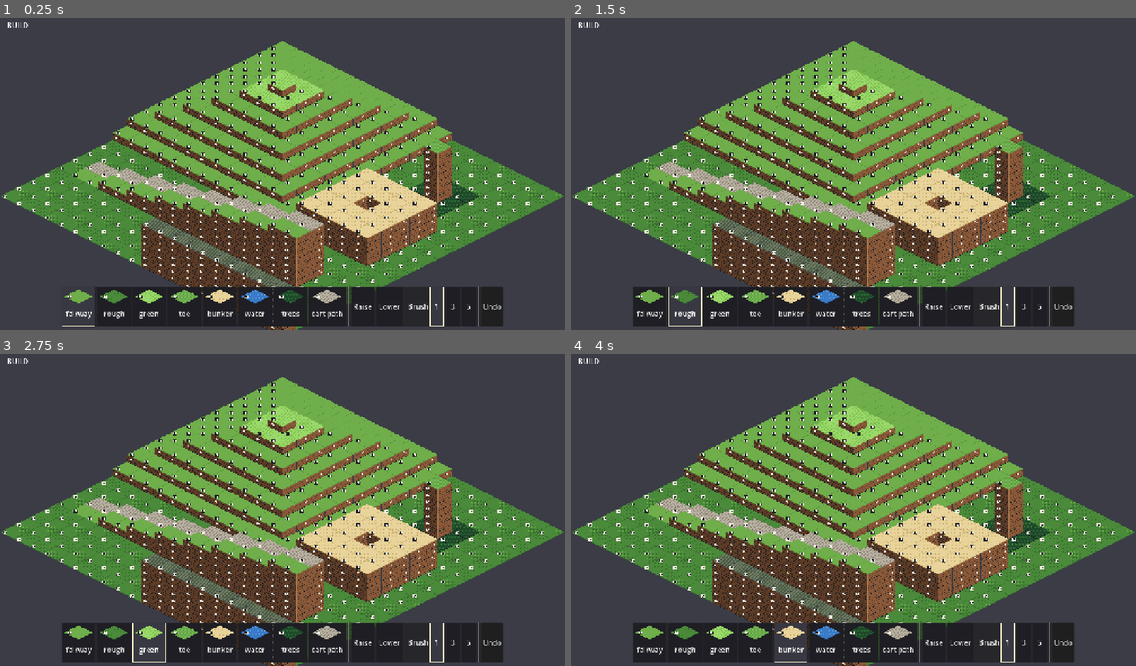
Above: before the commit, frames 1-4 (two rows, left to right).
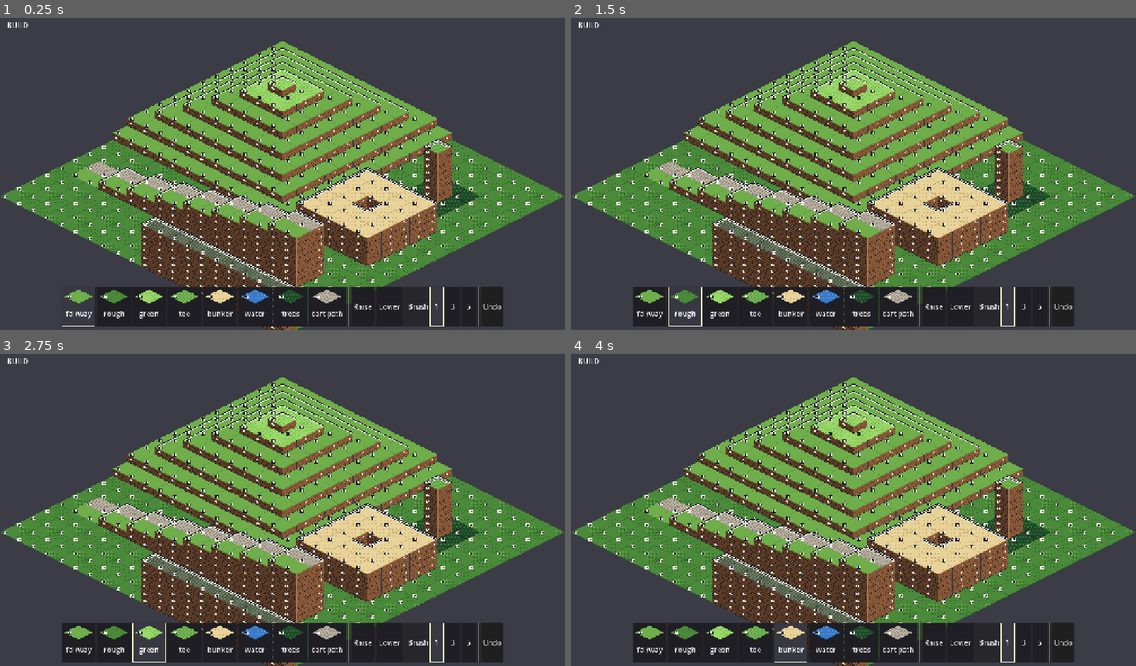
Above: after the commit, the same moments.

Repository: avdrav1/prestwick
Game: Godot game, scene res://scenes/main.tscn
The game is run twice, just before and just after one commit, with the same random seed, the same clock (stepped at 60 frames per second) and the same inputs.
Inputs:
- Up to frame 1 (0.25 s): no input
- Up to frame 2 (1.5 s): click "fairway" at 0.5 s; click "rough" at 1.25 s
- Up to frame 3 (2.75 s): click "green" at 2 s
- Up to frame 4 (4 s): click "tee" at 2.75 s; click "bunker" at 3.5 s

The runs differ from the first frame. In frame 1, 1.8% of the frame differs, in the area x 17-80%, y 9-87%; in frame 2, 1.8%; in frame 3, 1.8%; in frame 4, 1.8%.

Commit message:
story: E1-S10 Show rises that face away from the camera
Co-Authored-By: Claude Opus 5.5 <noreply@anthropic.com>

Diff:
--- a/art/tiles/surfaces.tres
+++ b/art/tiles/surfaces.tres
@@ -1,9 +1,10 @@
-[gd_resource type="Resource" script_class="TileArt" load_steps=6 format=3]
+[gd_resource type="Resource" script_class="TileArt" load_steps=8 format=3]
 
 [ext_resource type="Script" path="res://art/tiles/tile_art.gd" id="1_art"]
 [ext_resource type="Script" path="res://art/tiles/tile_sheet.gd" id="2_sheet"]
 [ext_resource type="Texture2D" path="res://art/tiles/surfaces_placeholder.png" id="3_surf"]
 [ext_resource type="Texture2D" path="res://art/tiles/risers_placeholder.png" id="4_riser"]
+[ext_resource type="Texture2D" path="res://art/tiles/edges_placeholder.png" id="5_edge"]
 
 [sub_resource type="Resource" id="Resource_surfaces"]
 script = ExtResource("2_sheet")
@@ -21,8 +22,17 @@
 frames = PackedStringArray("both", "left", "right")
 anchor = Vector2i(32, 16)
 
+[sub_resource type="Resource" id="Resource_edges"]
+script = ExtResource("2_sheet")
+texture = ExtResource("5_edge")
+frame_size = Vector2i(64, 32)
+gutter = 1
+frames = PackedStringArray("l1", "l2", "r1", "r2", "l1r1", "l1r2", "l2r1", "l2r2")
+anchor = Vector2i(32, 18)
+
 [resource]
 script = ExtResource("1_art")
 surfaces = SubResource("Resource_surfaces")
 risers = SubResource("Resource_risers")
+edges = SubResource("Resource_edges")
 riser_px = 16
--- a/art/tiles/tile_art.gd
+++ b/art/tiles/tile_art.gd
@@ -2,7 +2,8 @@
 extends Resource
 ## The terrain art set: surface tops and risers. Loaded from res://art/tiles/surfaces.tres.
 ## Surface frames are named and ordered by the surface enum (fairway 0 .. cart_path 7, oob 8),
-## so frame index == surface value. See art/specs/surfaces.md and art/specs/risers.md.
+## so frame index == surface value. See art/specs/surfaces.md, art/specs/risers.md
+## and art/specs/edge_cue.md.
 
 const PATH: String = "res://art/tiles/surfaces.tres"
 
@@ -10,6 +11,9 @@
 @export var surfaces: TileSheet
 ## Side walls, one height step each: "both", "left", "right".
 @export var risers: TileSheet
+## Edge cues on rises that face away from the camera (E1-S10, art/specs/edge_cue.md):
+## "l1", "l2", "r1", "r2" and their pairs. Anchor (32, 18), so the shadow fits above the top.
+@export var edges: TileSheet
 ## Screen pixels per height step. Matches the riser frames; art-spec constant.
 @export var riser_px: int = 16
 
@@ -24,3 +28,7 @@
 
 func riser_texture(side: StringName) -> AtlasTexture:
 	return risers.atlas(side)
+
+
+func edge_texture(frame: StringName) -> AtlasTexture:
+	return edges.atlas(frame)
--- a/course/course_view.gd
+++ b/course/course_view.gd
@@ -12,10 +12,20 @@
 ##
 ## Faces hidden by a neighbor at equal or greater height are skipped (`left` / `right` frames).
 ## Off-map neighbors read as height 0, so the map edge shows its walls.
+##
+## Edge cues (E1-S10, D5, art/specs/edge_cue.md): a rise toward x - 1 or y - 1 faces away
+## from the camera and has no riser, so the higher tile draws a lip line along that back edge
+## instead, one line for one step and two for two or more. One cue layer per height, at the
+## same sort key as that height's tops; Y-sort breaks the tie by tree order, so the cue layers
+## are added after every top and draw over their tile's top, still under objects on it.
+## A back edge on the map border gets no cue.
 
 ## Atlas source ids in the shared TileSet.
 const SURFACE_SOURCE: int = 0
 const RISER_SOURCE: int = 1
+const EDGE_SOURCE: int = 2
+## Rises of this many steps or more share one cue (two lines). Matches the art's frame names.
+const EDGE_MAX_STEPS: int = 2
 
 var course: CourseData:
 	get:
@@ -26,7 +36,9 @@
 var _tile_set: TileSet
 var _tops: Array[TileMapLayer] = []
 var _risers: Array[TileMapLayer] = []
+var _edges: Array[TileMapLayer] = []
 var _riser_atlas: Dictionary = {}
+var _edge_atlas: Dictionary = {}
 
 
 func _init() -> void:
@@ -37,14 +49,20 @@
 		if k < CourseData.MAX_HEIGHT:
 			_risers.append(_make_layer("Risers%d" % k, k, Iso.riser_sort_key(Vector2i.ZERO, k)))
 		_tops.append(_make_layer("Tops%d" % k, k, Iso.top_sort_key(Vector2i.ZERO, k)))
+	# After every top, so a cue wins its sort-key tie with its own top.
+	var edge_shift: int = _art.edges.anchor.y - _art.edges.frame_size.y / 2
+	for k: int in CourseData.MAX_HEIGHT + 1:
+		_edges.append(_make_layer("Edges%d" % k, k, Iso.top_sort_key(Vector2i.ZERO, k), edge_shift))
 	for frame: String in _art.risers.frames:
 		_riser_atlas[StringName(frame)] = Vector2i(_art.risers.frame_index(StringName(frame)), 0)
+	for frame: String in _art.edges.frames:
+		_edge_atlas[StringName(frame)] = Vector2i(_art.edges.frame_index(StringName(frame)), 0)
 
 
 ## Draws `c` from scratch. Pass null to clear.
 func show_course(c: CourseData) -> void:
 	_course = c
-	for layer: TileMapLayer in _tops + _risers:
+	for layer: TileMapLayer in _tops + _risers + _edges:
 		layer.clear()
 	if c == null:
 		return
@@ -54,11 +72,13 @@
 
 
 ## Redraws one tile after an edit, plus the two back neighbors whose walls it may now hide
-## or reveal. Call from the builder after it writes a tile (E1-S5).
+## or reveal, and the two front neighbors whose edge cues depend on its height. Call from
+## the builder after it writes a tile (E1-S5).
 func refresh_cell(cell: Vector2i) -> void:
 	if _course == null:
 		return
-	for c: Vector2i in [cell, cell + Vector2i(-1, 0), cell + Vector2i(0, -1)]:
+	for c: Vector2i in [cell, cell + Vector2i(-1, 0), cell + Vector2i(0, -1),
+			cell + Vector2i(1, 0), cell + Vector2i(0, 1)]:
 		if _course.in_bounds(c.x, c.y):
 			_draw_cell(c)
 
@@ -71,6 +91,11 @@
 ## The layer holding riser step `k` (the wall between height k and k + 1).
 func riser_layer(k: int) -> TileMapLayer:
 	return _risers[k]
+
+
+## The layer holding edge cues on tiles at height `h`.
+func edge_layer(h: int) -> TileMapLayer:
+	return _edges[h]
 
 
 ## Screen rectangle (local to this node) covering every tile at every height.
@@ -103,6 +128,28 @@
 	return &""
 
 
+## Which edge cue frame tile (x, y) shows: &"" for none, else "l<n>" for a rise from its
+## back-left neighbor (x - 1, y), "r<n>" from its back-right neighbor (x, y - 1), or both
+## ("l1r2"). n is the rise in steps, capped at EDGE_MAX_STEPS. Lower or level neighbors and
+## off-map ones give no cue; a higher neighbor's riser already shows that step.
+static func edge_cue_frame(c: CourseData, x: int, y: int) -> StringName:
+	var h: int = c.get_height(x, y)
+	var frame: String = ""
+	var left: int = _rise(c, h, x - 1, y)
+	var right: int = _rise(c, h, x, y - 1)
+	if left > 0:
+		frame += "l%d" % left
+	if right > 0:
+		frame += "r%d" % right
+	return StringName(frame)
+
+
+static func _rise(c: CourseData, h: int, x: int, y: int) -> int:
+	if not c.in_bounds(x, y):
+		return 0
+	return clampi(h - c.get_height(x, y), 0, EDGE_MAX_STEPS)
+
+
 func _draw_cell(cell: Vector2i) -> void:
 	var h: int = _course.get_height(cell.x, cell.y)
 	for layer_h: int in _tops.size():
@@ -116,17 +163,25 @@
 			_risers[k].erase_cell(cell)
 		else:
 			_risers[k].set_cell(cell, RISER_SOURCE, _riser_atlas[frame])
-
-
-func _make_layer(layer_name: String, h: int, bias: int) -> TileMapLayer:
+	var cue: StringName = edge_cue_frame(_course, cell.x, cell.y)
+	for layer_h: int in _edges.size():
+		if layer_h == h and not cue.is_empty():
+			_edges[layer_h].set_cell(cell, EDGE_SOURCE, _edge_atlas[cue])
+		else:
+			_edges[layer_h].erase_cell(cell)
+
+
+## `shift` moves the layer up by that many pixels and its sort origin down by as many, for a
+## sheet whose anchor sits below its frame's center; the sort key stays the same.
+func _make_layer(layer_name: String, h: int, bias: int, shift: int = 0) -> TileMapLayer:
 	var layer := TileMapLayer.new()
 	layer.name = layer_name
 	layer.tile_set = _tile_set
 	layer.y_sort_enabled = true
 	# Godot puts cell (0, 0)'s center at (HALF_W, HALF_H); shift it onto Iso's origin, then up
 	# by the height. The sort origin undoes the height shift and adds the bias.
-	layer.position = Vector2(-Iso.HALF_W, -Iso.HALF_H - h * Iso.STEP_PX)
-	layer.y_sort_origin = h * Iso.STEP_PX + bias
+	layer.position = Vector2(-Iso.HALF_W, -Iso.HALF_H - h * Iso.STEP_PX - shift)
+	layer.y_sort_origin = h * Iso.STEP_PX + bias + shift
 	add_child(layer)
 	return layer
 
@@ -138,6 +193,7 @@
 	ts.tile_size = Vector2i(Iso.TILE_W, Iso.TILE_H)
 	ts.add_source(_make_source(art.surfaces), SURFACE_SOURCE)
 	ts.add_source(_make_source(art.risers), RISER_SOURCE)
+	ts.add_source(_make_source(art.edges), EDGE_SOURCE)
 	return ts
 
 
--- a/tests/fixtures/grid_height_shot.gd
+++ b/tests/fixtures/grid_height_shot.gd
@@ -6,6 +6,7 @@
 ##
 ##   EVIDENCE_CASE=green scripts/screenshot.sh tests/fixtures/grid_height_shot.tscn out.png
 ##   EVIDENCE_CASE=hill  ...       EVIDENCE_CASE=riser ...   (2x close-up of a hillside landing)
+##   EVIDENCE_ZOOM=0.5|1|2 picks a camera zoom step for any case (E1-S10 edge cues).
 
 const MAIN_SCENE: PackedScene = preload("res://scenes/main.tscn")
 const COLORS: Array[Color] = [
@@ -37,9 +38,12 @@
 			_hill(true, 1)
 		"riser":
 			_hill(true, 2)
+		"steps":
+			_steps()
 		_:
 			push_error("grid_height_shot: unknown EVIDENCE_CASE %s" % case_name)
 	_main.course_view.add_child(_overlay)
+	_apply_zoom(OS.get_environment("EVIDENCE_ZOOM"))
 	var layer := CanvasLayer.new()
 	var label := Label.new()
 	label.position = Vector2(200, 12)
@@ -116,6 +120,33 @@
 		_main.camera.position = Iso.point_to_screen(field.iso_point(shot.landing))
 
 
+## E1-S10: rises of 1, 2, 3 and 1 steps facing away from the camera, on green, fairway,
+## bunker and rough, so a 1-step cue (one lip line) sits next to 2+-step cues (two lines).
+func _steps() -> void:
+	var c := CourseData.create(12, 12, Surface.Type.ROUGH, 0)
+	var strips: Array = [[1, Surface.Type.GREEN], [2, Surface.Type.FAIRWAY], [3, Surface.Type.BUNKER],
+			[1, Surface.Type.ROUGH]]
+	for i: int in strips.size():
+		for y: int in range(1 + i * 3, 3 + i * 3):
+			for x: int in range(4, 10):
+				c.set_tile(x, y, strips[i][0], strips[i][1])
+	_main.show_course(c)
+	_overlay.caption = "Edge cues, back to front: rises of 1 (green), 2 (fairway), 3 (bunker), 1 (rough) step"
+
+
+## Sets the camera to the zoom step `zoom` (such as "0.5") and keeps its centre.
+func _apply_zoom(zoom: String) -> void:
+	if zoom.is_empty():
+		return
+	var levels: PackedFloat32Array = _main.camera.tuning.zoom_levels
+	var index: int = levels.find(zoom.to_float())
+	if index < 0:
+		push_error("grid_height_shot: EVIDENCE_ZOOM %s is not one of %s" % [zoom, levels])
+		return
+	_main.camera.set_zoom_index(index)
+	_overlay.caption += "\nzoom %sx" % zoom
+
+
 func _mirror(tile: Vector2, mirrored: bool) -> Vector2:
 	return Vector2(GridHeightEvidence.HILL_W - 1 - tile.x, tile.y) if mirrored else tile
 
--- a/tests/test_course_view.gd
+++ b/tests/test_course_view.gd
@@ -150,3 +150,94 @@
 	assert_eq(c.width, 20)
 	assert_eq(heights.size(), CourseData.MAX_HEIGHT + 1, "every height 0..7")
 	assert_eq(surfaces.size(), Surface.COUNT, "every surface")
+
+
+# E1-S10: an edge cue on rises that face away from the camera (toward x - 1 or y - 1).
+
+func test_edge_cue_on_a_tile_higher_than_its_back_neighbours() -> void:
+	var c := CourseData.create(3, 3, Surface.Type.ROUGH, 0)
+	c.set_tile(1, 1, 1, Surface.Type.GREEN)
+	assert_eq(CourseView.edge_cue_frame(c, 1, 1), &"l1r1", "one step up from both back neighbours")
+	c.set_tile(1, 1, 3, Surface.Type.GREEN)
+	assert_eq(CourseView.edge_cue_frame(c, 1, 1), &"l2r2", "two or more steps read as 2")
+	c.set_tile(0, 1, 2, Surface.Type.GREEN)  # back-left neighbour (x - 1), one step lower
+	assert_eq(CourseView.edge_cue_frame(c, 1, 1), &"l1r2")
+	c.set_tile(1, 0, 3, Surface.Type.GREEN)  # back-right neighbour (y - 1), as tall
+	assert_eq(CourseView.edge_cue_frame(c, 1, 1), &"l1")
+	_view.show_course(c)
+	var layer: TileMapLayer = _view.edge_layer(3)
+	assert_eq(layer.get_cell_source_id(Vector2i(1, 1)), CourseView.EDGE_SOURCE, "drawn on the tile's height")
+	assert_eq(layer.get_cell_atlas_coords(Vector2i(1, 1)),
+			Vector2i(TileArt.load_default().edges.frame_index(&"l1"), 0))
+	for h: int in CourseData.MAX_HEIGHT + 1:
+		if h != 3:
+			assert_eq(_view.edge_layer(h).get_cell_source_id(Vector2i(1, 1)), -1, "only at height 3, not %d" % h)
+
+
+func test_no_edge_cue_on_flat_ground_or_the_map_edge() -> void:
+	var c := CourseData.create(4, 4, Surface.Type.ROUGH, 2)
+	_view.show_course(c)
+	for y: int in c.height:
+		for x: int in c.width:
+			assert_eq(CourseView.edge_cue_frame(c, x, y), &"", "flat at (%d, %d)" % [x, y])
+			for h: int in CourseData.MAX_HEIGHT + 1:
+				assert_eq(_view.edge_layer(h).get_cell_source_id(Vector2i(x, y)), -1)
+
+
+func test_no_edge_cue_where_the_back_neighbour_is_higher() -> void:
+	# The higher neighbour's riser faces the camera and already shows that step.
+	var c := CourseData.create(3, 3, Surface.Type.ROUGH, 0)
+	c.set_tile(1, 1, 3, Surface.Type.GREEN)
+	_view.show_course(c)
+	assert_eq(CourseView.edge_cue_frame(c, 2, 1), &"", "x - 1 neighbour is higher")
+	assert_eq(CourseView.edge_cue_frame(c, 1, 2), &"", "y - 1 neighbour is higher")
+	assert_eq(CourseView.riser_frame(c, 1, 1, 0), &"both", "its riser shows the step instead")
+	assert_eq(_view.edge_layer(0).get_cell_source_id(Vector2i(2, 1)), -1)
+	assert_eq(_view.edge_layer(0).get_cell_source_id(Vector2i(1, 2)), -1)
+
+
+func test_refresh_cell_updates_the_edge_cues_in_front() -> void:
+	var c := CourseData.create(3, 3, Surface.Type.ROUGH, 0)
+	c.set_tile(2, 1, 2, Surface.Type.GREEN)
+	c.set_tile(1, 2, 2, Surface.Type.GREEN)
+	_view.show_course(c)
+	assert_eq(_view.edge_layer(2).get_cell_source_id(Vector2i(2, 1)), CourseView.EDGE_SOURCE)
+	assert_eq(_view.edge_layer(2).get_cell_source_id(Vector2i(1, 2)), CourseView.EDGE_SOURCE)
+	var edges: TileSheet = TileArt.load_default().edges
+	# Raise (1, 1) to 1: the rise in front of it drops from 2 steps to 1.
+	c.set_tile(1, 1, 1, Surface.Type.ROUGH)
+	_view.refresh_cell(Vector2i(1, 1))
+	assert_eq(_view.edge_layer(1).get_cell_source_id(Vector2i(1, 1)), CourseView.EDGE_SOURCE, "its own cue")
+	assert_eq(_view.edge_layer(2).get_cell_atlas_coords(Vector2i(2, 1)),
+			Vector2i(edges.frame_index(&"l1r2"), 0), "front-right neighbour (x + 1) redrawn")
+	assert_eq(_view.edge_layer(2).get_cell_atlas_coords(Vector2i(1, 2)),
+			Vector2i(edges.frame_index(&"l2r1"), 0), "front-left neighbour (y + 1) redrawn")
+	# Raise it to 2: level with them, so their cue on that edge goes.
+	c.set_tile(1, 1, 2, Surface.Type.ROUGH)
+	_view.refresh_cell(Vector2i(1, 1))
+	assert_eq(_view.edge_layer(2).get_cell_atlas_coords(Vector2i(2, 1)), Vector2i(edges.frame_index(&"r2"), 0))
+	assert_eq(_view.edge_layer(2).get_cell_atlas_coords(Vector2i(1, 2)), Vector2i(edges.frame_index(&"l2"), 0))
+	# Raise a flat front neighbour's back tile from scratch: a flat 3x3 gains cues in front.
+	var flat := CourseData.create(3, 3, Surface.Type.ROUGH, 1)
+	_view.show_course(flat)
+	flat.set_tile(1, 1, 0, Surface.Type.ROUGH)
+	_view.refresh_cell(Vector2i(1, 1))
+	assert_eq(_view.edge_layer(1).get_cell_atlas_coords(Vector2i(2, 1)), Vector2i(edges.frame_index(&"l1"), 0),
+			"cue added on the x + 1 neighbour")
+	assert_eq(_view.edge_layer(1).get_cell_atlas_coords(Vector2i(1, 2)), Vector2i(edges.frame_index(&"r1"), 0),
+			"cue added on the y + 1 neighbour")
+
+
+func test_edge_cue_draws_over_its_top_and_under_objects() -> void:
+	_view.show_course(HeightsFixture.build())
+	var cell := Vector2i(6, 7)
+	for h: int in CourseData.MAX_HEIGHT + 1:
+		var key: float = _sort_key(_view.edge_layer(h), cell)
+		assert_almost_eq(key, float(Iso.top_sort_key(cell, h)), 0.001, "ties with its top at %d" % h)
+		assert_lt(key, Iso.object_sort_key(Vector2(cell), h), "a ball on the tile draws over the cue")
+		# Ties break by tree order, so the cue layer must come after its top.
+		assert_gt(_view.edge_layer(h).get_index(), _view.top_layer(h).get_index(), "after top %d" % h)
+	var edges: TileSheet = TileArt.load_default().edges
+	var shift: int = edges.anchor.y - edges.frame_size.y / 2
+	assert_almost_eq(_view.edge_layer(3).position.y, _view.top_layer(3).position.y - shift, 0.001,
+			"the frame's anchor lands on the tile center")
--- a/tests/test_tile_art.gd
+++ b/tests/test_tile_art.gd
@@ -52,7 +52,7 @@
 
 
 func test_sheet_layout_matches_art_spec() -> void:
-	for sheet: TileSheet in [_art.surfaces, _art.risers]:
+	for sheet: TileSheet in [_art.surfaces, _art.risers, _art.edges]:
 		assert_eq(sheet.frame_size, Vector2i(64, 32))
 		assert_eq(sheet.gutter, 1)
 		var n: int = sheet.frame_count()
@@ -62,7 +62,7 @@
 
 
 func test_gutters_are_transparent() -> void:
-	for sheet: TileSheet in [_art.surfaces, _art.risers]:
+	for sheet: TileSheet in [_art.surfaces, _art.risers, _art.edges]:
 		var img: Image = sheet.texture.get_image()
 		for i: int in range(1, sheet.frame_count()):
 			var x: int = i * (sheet.frame_size.x + sheet.gutter) - 1
@@ -114,7 +114,7 @@
 func test_sheets_use_only_palette_colors() -> void:
 	var palette: Dictionary = _palette()
 	assert_eq(palette.size(), 32, "palette has 32 colors")
-	for sheet: TileSheet in [_art.surfaces, _art.risers]:
+	for sheet: TileSheet in [_art.surfaces, _art.risers, _art.edges]:
 		var img: Image = sheet.texture.get_image()
 		var bad: Dictionary = {}
 		for y: int in img.get_height():
@@ -138,3 +138,50 @@
 	assert_eq(left.get_pixel(0, 16).a, 0.0, "corner column stops at the left tip")
 	assert_eq(left.get_pixel(31, 31).a, 1.0, "left face reaches the front corner")
 	assert_eq(right.get_pixel(32, 31).a, 1.0, "right face reaches the front corner")
+
+
+# E1-S10: edge cue frames for rises that face away from the camera (art/specs/edge_cue.md).
+
+const EDGE_FRAMES: PackedStringArray = ["l1", "l2", "r1", "r2", "l1r1", "l1r2", "l2r1", "l2r2"]
+
+
+func _light_runs(img: Image, x: int, dark: bool = false) -> int:
+	# Bright (or dark) runs down one column: lip lines, counted without looking at hue.
+	var runs: int = 0
+	var inside: bool = false
+	for y: int in img.get_height():
+		var c: Color = img.get_pixel(x, y)
+		var lum: float = c.get_luminance()
+		var lit: bool = c.a == 1.0 and (lum < 0.2 if dark else lum > 0.8)
+		if lit and not inside:
+			runs += 1
+		inside = lit
+	return runs
+
+
+func test_edge_frames_and_anchor() -> void:
+	assert_eq(_art.edges.frames, EDGE_FRAMES)
+	assert_eq(_art.edges.anchor, Vector2i(32, 18), "2 px of headroom for the shadow over the top corner")
+
+
+func test_edge_frames_mark_one_step_versus_more_by_line_count() -> void:
+	# The pattern, not only the color: one dark-and-bright lip for one step, two for two or
+	# more, so the count reads on light and dark ground and in grayscale.
+	for frame: String in EDGE_FRAMES:
+		var img: Image = _frame_image(_art.edges, _art.edges.frame_index(StringName(frame)))
+		var left: int = 0 if not frame.contains("l") else (2 if frame.contains("l2") else 1)
+		var right: int = 0 if not frame.contains("r") else (2 if frame.contains("r2") else 1)
+		for x: int in [12, 20]:
+			assert_eq(_light_runs(img, x), left, "%s back-left lines at x=%d" % [frame, x])
+			assert_eq(_light_runs(img, x, true), left, "%s back-left dark lines at x=%d" % [frame, x])
+		for x: int in [43, 51]:
+			assert_eq(_light_runs(img, x), right, "%s back-right lines at x=%d" % [frame, x])
+			assert_eq(_light_runs(img, x, true), right, "%s back-right dark lines at x=%d" % [frame, x])
+		assert_eq(img.get_pixel(32, 30).a, 0.0, "%s leaves the front half clear" % frame)
+
+
+func test_edge_shadow_sits_outside_the_top_and_the_highlight_inside() -> void:
+	var img: Image = _frame_image(_art.edges, _art.edges.frame_index(&"l1r1"))
+	# Back-left edge at x = 16 runs through y = 18 - 16 + 8 = 10 (anchor y 18).
+	assert_lt(img.get_pixel(16, 9).get_luminance(), 0.2, "dark shadow just outside the edge")
+	assert_gt(img.get_pixel(16, 10).get_luminance(), 0.8, "bright lip just inside")
Binary file added: art/tiles/edges_placeholder.png
Not shown, added: art/tiles/edges_placeholder.png.import
Binary file added: docs/decisions/e1-s10-green-0.5x.png
Binary file added: docs/decisions/e1-s10-green-1x.png
Binary file added: docs/decisions/e1-s10-green-2x.png
Binary file added: docs/decisions/e1-s10-hill-0.5x.png
Binary file added: docs/decisions/e1-s10-hill-1x-gray.png
Binary file added: docs/decisions/e1-s10-hill-1x.png
Binary file added: docs/decisions/e1-s10-hill-2x.png
Binary file added: docs/decisions/e1-s10-steps-0.5x.png
Binary file added: docs/decisions/e1-s10-steps-1x-gray.png
Binary file added: docs/decisions/e1-s10-steps-1x.png
(and 5 more such lines)
